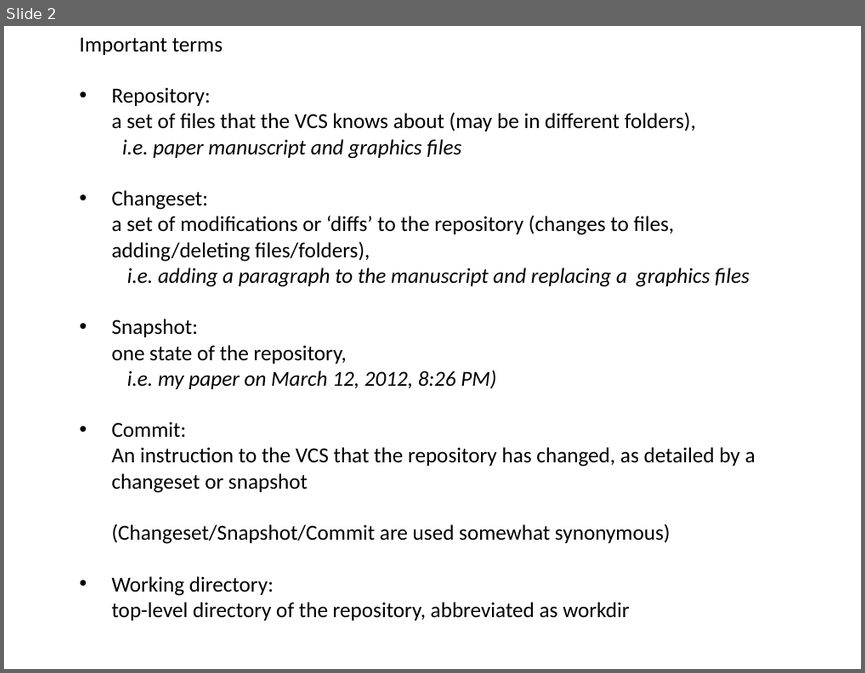
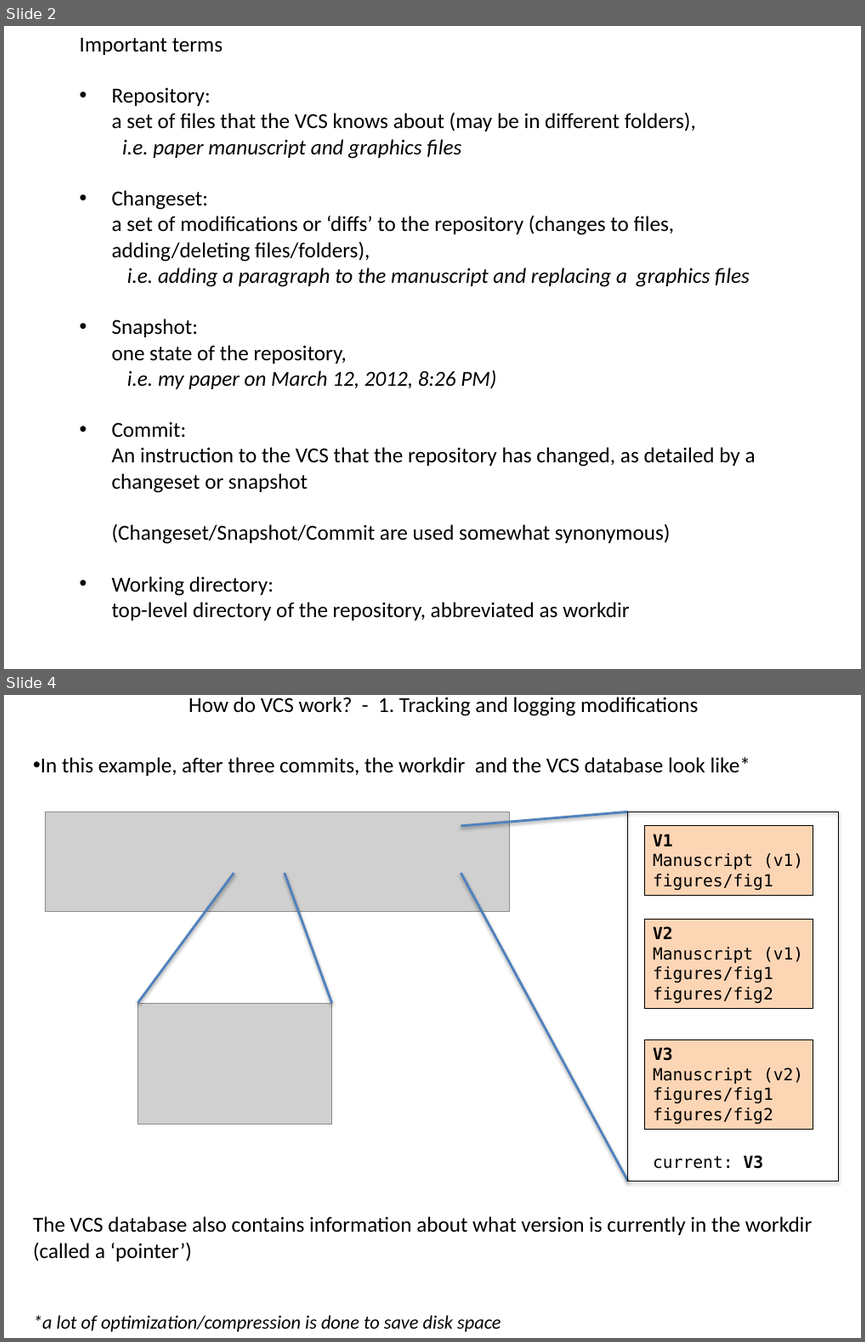
Before and after one commit to flosopher/gittalk, a slide deck: git_python_kurs.pptx. Shown one above the other, each under a label of ours: slide 2 before the commit, slides 2 and 4 after it; the slides between them are not shown. The pictures are 865x673 and 865x1342 pixels, drawn with LibreOffice and Linux fonts; fonts in the diff are those of the drawing; grey boxes stand for pictures. Boxes give left, top, right and bottom in pixels: in the first picture for what was removed or moved away, otherwise in the second. Text is boxed around its words. In the diff, an @@ line names an element or a change of style, - is before the commit and + after.

```diff
--- a/git_python_kurs.pptx
+++ b/git_python_kurs.pptx
@@ slide 4 added at [4, 695, 861, 1338], background #FFFFFF @@
@@ text added at [188, 697, 698, 716], 18 pt, text #000000 @@
+How do VCS work? - 1. Tracking and logging modifications
@@ text added at [41, 757, 750, 776], 18 pt, text #000000 @@
+• In this example, after three commits, the workdir and the VCS database look like*
@@ picture added at [45, 811, 510, 912] @@
@@ line added from (628, 811) to (460, 826), #4F81BD 2 pt @@
@@ line added from (137, 1003) to (234, 873), #4F81BD 2 pt @@
@@ line added from (332, 1003) to (284, 873), #4F81BD 2 pt @@
@@ line added from (628, 1181) to (460, 873), #4F81BD 2 pt @@
@@ picture added at [137, 1003, 331, 1124] @@
@@ group added at [628, 811, 839, 1181]: 4 rectangles, 1 text @@
+V1
+Manuscript (v1)
+figures/fig1
+V2
+Manuscript (v1)
+figures/fig1
+figures/fig2
+V3
+Manuscript (v2)
+figures/fig1
+figures/fig2
+current: V3
@@ text added at [33, 1216, 812, 1261], 18 pt, text #000000 @@
+The VCS database also contains information about what version is currently in the workdir
+(called a ‘pointer’)
@@ text added at [33, 1315, 500, 1332], 16 pt, text #000000, italic @@
+*a lot of optimization/compression is done to save disk space
```
Also in this commit, not shown: 8 slides changed, 6 other slides added, 3 slides removed.
